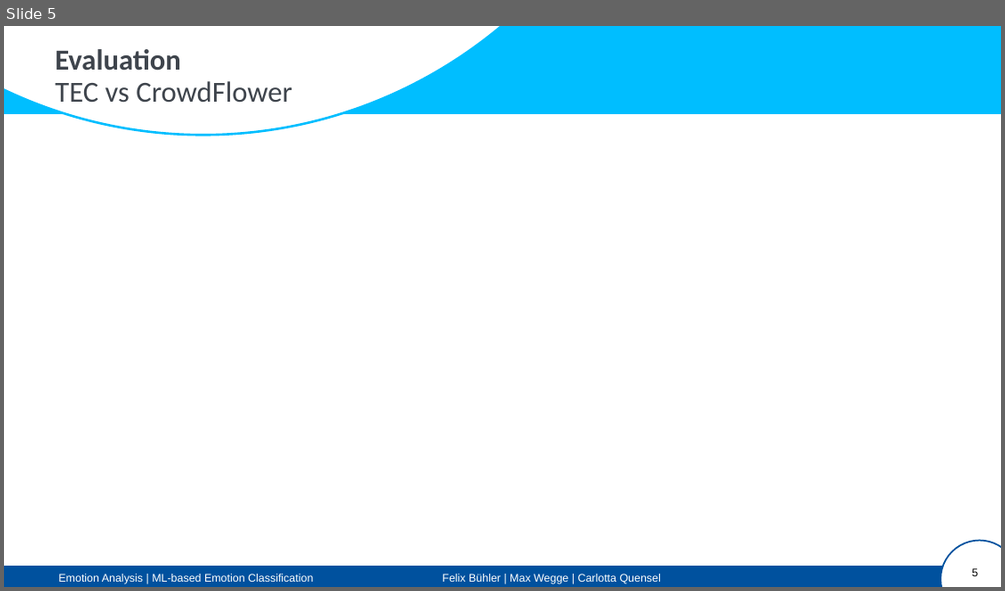
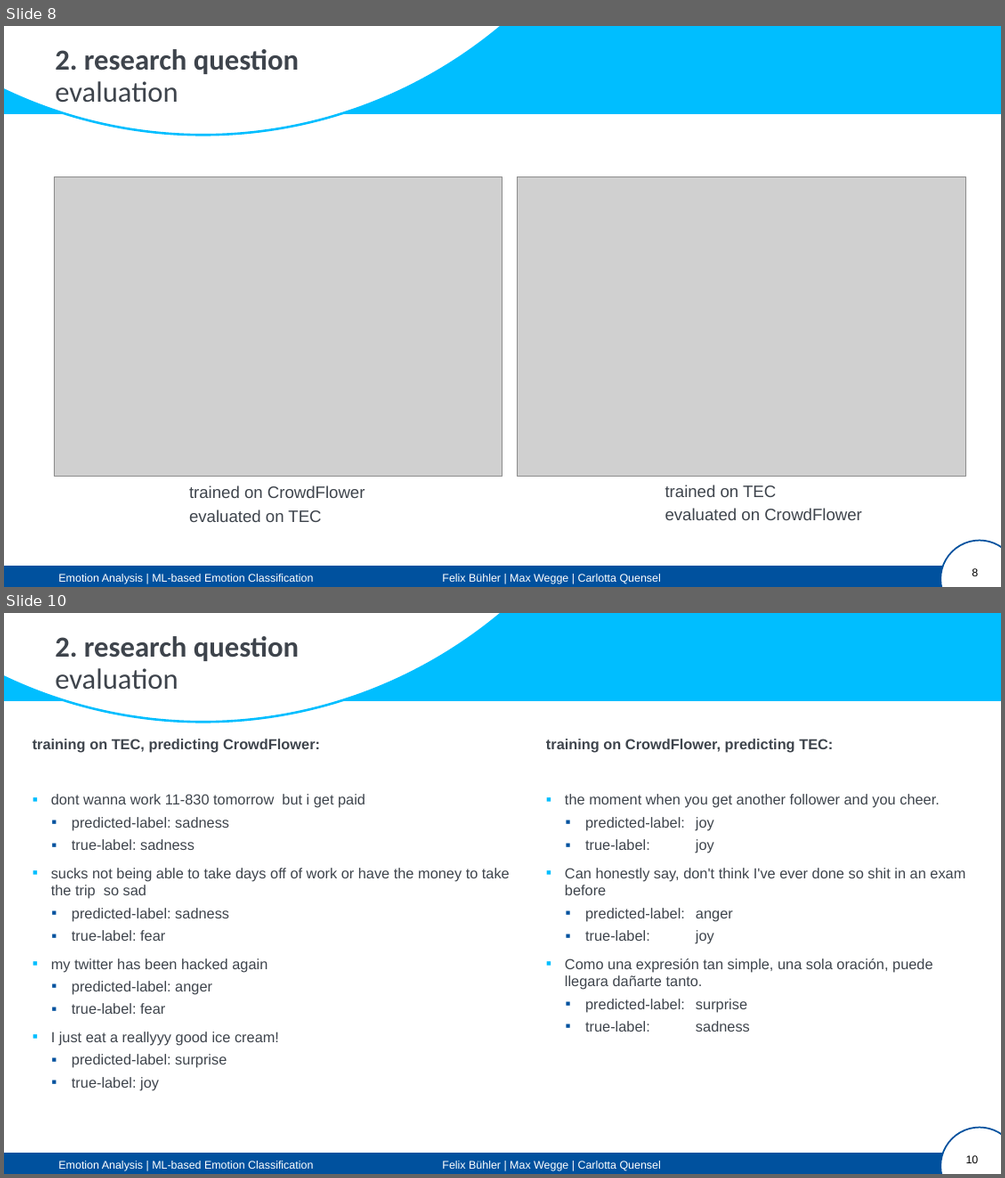
Before and after one commit to Stunkymonkey/emotion-analysis, a slide deck: excercise2/emotion-analysis_assignment2.pptx. Shown one above the other, each under a label of ours: slide 5 before the commit, slides 8 and 10 after it; the slides between them are not shown. The pictures are 1005x591 and 1005x1178 pixels, drawn with LibreOffice and Linux fonts; fonts in the diff are those of the drawing; grey boxes stand for pictures. Boxes give left, top, right and bottom in pixels: in the first picture for what was removed or moved away, otherwise in the second. Text is boxed around its words. In the diff, an @@ line names an element or a change of style, - is before the commit and + after.

```diff
--- a/excercise2/emotion-analysis_assignment2.pptx
+++ b/excercise2/emotion-analysis_assignment2.pptx
@@ slide 10 added at box(4, 613, 1001, 1174), background #FFFFFF; not listed: 4 template elements that a slide beside it also shows @@
@@ text added at box(55, 636, 299, 690), 28 pt, text #3E444C, bold @@
+2. research question
+evaluation
@@ text added at box(32, 738, 510, 1090), 14 pt, text #3E444C @@
+training on TEC, predicting CrowdFlower:
+▪ dont wanna work 11-830 tomorrow but i get paid
+  ▪ predicted-label: sadness
+  ▪ true-label: sadness
+▪ sucks not being able to take days off of work or have the money to take the trip so sad
+  ▪ predicted-label: sadness
+  ▪ true-label: fear
+▪ my twitter has been hacked again
+  ▪ predicted-label: anger
+  ▪ true-label: fear
+▪ I just eat a reallyyy good ice cream!
+  ▪ predicted-label: surprise
+  ▪ true-label: joy
@@ text added at box(546, 738, 965, 1031), 14 pt, text #3E444C @@
+training on CrowdFlower, predicting TEC:
+▪ the moment when you get another follower and you cheer.
+  ▪ predicted-label: joy
+  ▪ true-label: joy
+▪ Can honestly say, don't think I've ever done so shit in an exam before
+  ▪ predicted-label: anger
+  ▪ true-label: joy
+▪ Como una expresión tan simple, una sola oración, puede llegara dañarte tanto.
+  ▪ predicted-label: surprise
+  ▪ true-label: sadness
@@ text added at box(58, 1160, 661, 1171), 10.7 pt, text #FFFFFF @@
+Emotion Analysis | ML-based Emotion Classification Felix Bühler | Max Wegge | Carlotta Quensel
@@ page number added at box(966, 1155, 979, 1163), 10.7 pt, text #000000 @@
+10
@@ what was slide 5 is now slide 8 @@
@@ slide 8 changed as well @@
@@ text at box(55, 49, 299, 103): text changed; bold on @@
-Evaluation
-TEC vs CrowdFlower
+2. research question
+evaluation
@@ picture added at box(54, 177, 502, 476) @@
@@ picture added at box(518, 177, 966, 476) @@
@@ text added at box(189, 485, 365, 522), 16 pt, text #3E444C @@
+trained on CrowdFlower
+evaluated on TEC
@@ text added at box(665, 484, 862, 520), 16 pt, text #3E444C @@
+trained on TEC
+evaluated on CrowdFlower
@@ page number at box(971, 568, 978, 576): text changed @@
-5
+8
```
Also in this commit, not shown: 4 other slides changed, 6 other slides added, 1 slide removed.
